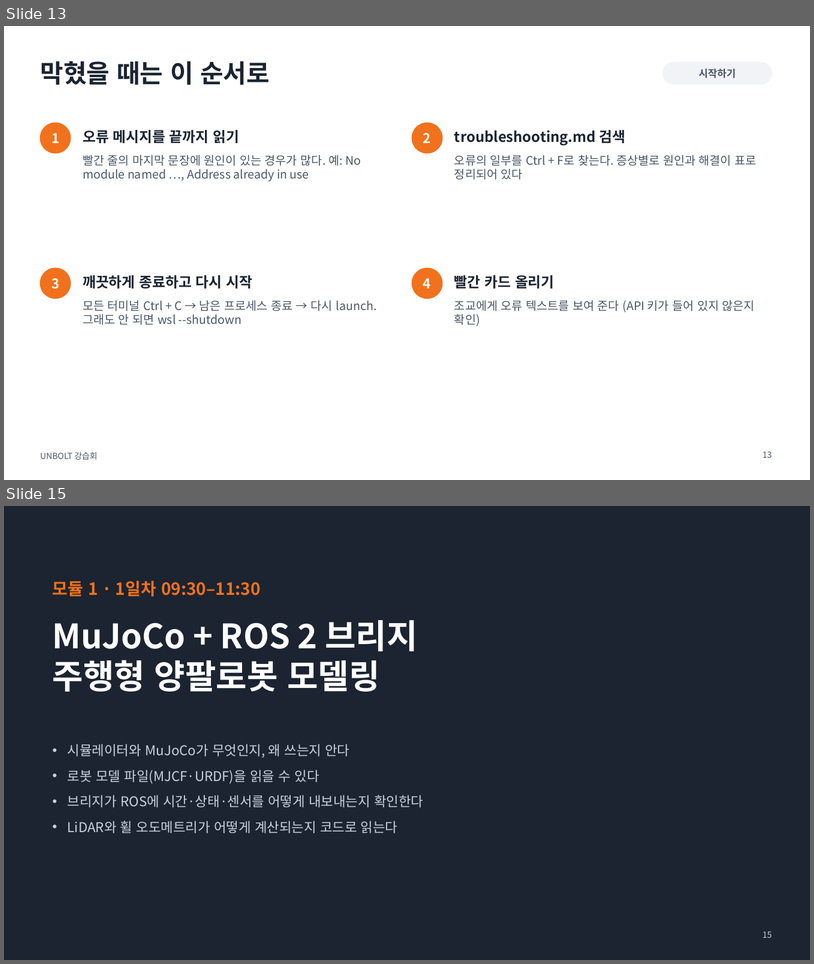
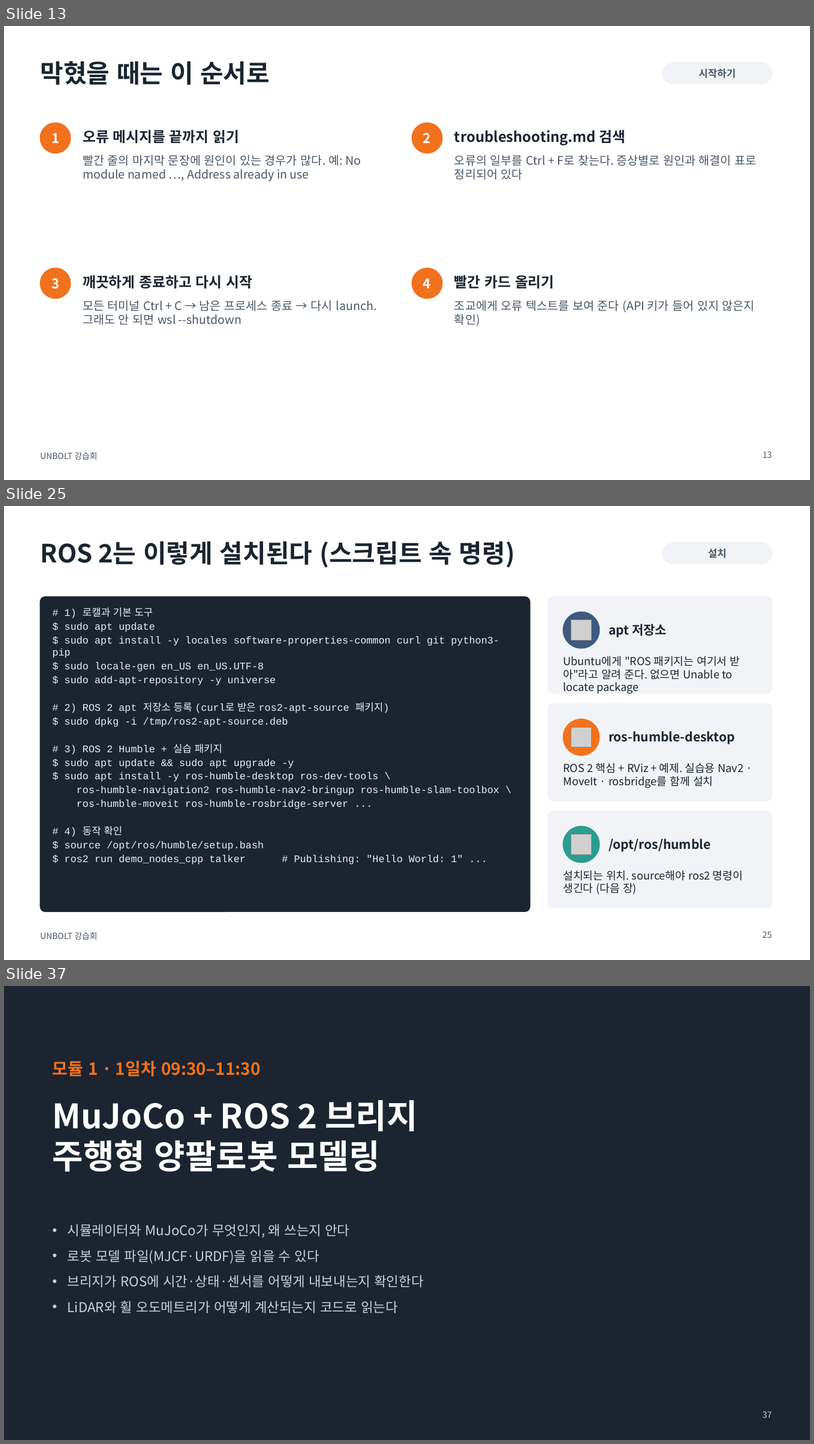
Before and after one commit to sejiny3/AIRLAB, a slide deck: workshop/slides/UNBOLT_workshop.pptx. Shown one above the other, each under a label of ours: slides 13 and 15 before the commit, slides 13, 25 and 37 after it; the slides between them are not shown. The pictures are 814x964 and 814x1444 pixels, drawn with LibreOffice and Linux fonts; fonts in the diff are those of the drawing; grey boxes stand for pictures. Boxes give left, top, right and bottom in pixels: in the first picture for what was removed or moved away, otherwise in the second. Text is boxed around its words. In the diff, an @@ line names an element or a change of style, - is before the commit and + after.

```diff
--- a/workshop/slides/UNBOLT_workshop.pptx
+++ b/workshop/slides/UNBOLT_workshop.pptx
@@ slide 25 added at box(4, 506, 810, 960), background #FFFFFF; not listed: 1 template element that a slide beside it also shows @@
@@ title added at box(40, 541, 515, 568), 30 pt, text #1B2430, bold @@
+ROS 2는 이렇게 설치된다 (스크립트 속 명령)
@@ rounded rectangle added at box(663, 542, 772, 564), fill #F1F3F6, outline #F1F3F6 1 pt @@
@@ text added at box(708, 549, 727, 558), 12 pt, text #4A5668, bold @@
+설치
@@ rounded rectangle added at box(40, 597, 530, 912), fill #1B2430, outline #1B2430 1 pt @@
@@ text added at box(53, 607, 500, 864), 12 pt, text #E8EEF4 @@
+# 1) 로캘과 기본 도구
+$ sudo apt update
+$ sudo apt install -y locales software-properties-common curl git python3-pip
+$ sudo locale-gen en_US en_US.UTF-8
+$ sudo add-apt-repository -y universe
+# 2) ROS 2 apt 저장소 등록 (curl로 받은 ros2-apt-source 패키지)
+$ sudo dpkg -i /tmp/ros2-apt-source.deb
+# 3) ROS 2 Humble + 실습 패키지
+$ sudo apt update && sudo apt upgrade -y
+$ sudo apt install -y ros-humble-desktop ros-dev-tools \
+ros-humble-navigation2 ros-humble-nav2-bringup ros-humble-slam-toolbox \
+ros-humble-moveit ros-humble-rosbridge-server ...
+# 4) 동작 확인
+$ source /opt/ros/humble/setup.bash
+$ ros2 run demo_nodes_cpp talker # Publishing: "Hello World: 1" ...
@@ rounded rectangle added at box(548, 597, 772, 694), fill #F1F3F6, outline #F1F3F6 1 pt @@
@@ ellipse added at box(564, 612, 600, 648), fill #3D5A80, outline #3D5A80 1 pt @@
@@ picture added at box(572, 620, 592, 640) @@
@@ text added at box(609, 624, 667, 637), 15 pt, text #1B2430, bold @@
+apt 저장소
@@ text added at box(563, 656, 741, 694), 13 pt, text #1B2430 @@
+Ubuntu에게 "ROS 패키지는 여기서 받아"라고 알려 준다. 없으면 Unable to locate package
@@ rounded rectangle added at box(548, 704, 772, 801), fill #F1F3F6, outline #F1F3F6 1 pt @@
@@ ellipse added at box(564, 719, 600, 755), fill #F2711C, outline #F2711C 1 pt @@
@@ picture added at box(572, 727, 592, 747) @@
@@ text added at box(609, 731, 735, 744), 15 pt, text #1B2430, bold @@
+ros-humble-desktop
@@ text added at box(563, 763, 744, 788), 13 pt, text #1B2430 @@
+ROS 2 핵심 + RViz + 예제. 실습용 Nav2 · MoveIt · rosbridge를 함께 설치
@@ rounded rectangle added at box(548, 811, 772, 907), fill #F1F3F6, outline #F1F3F6 1 pt @@
@@ ellipse added at box(564, 826, 600, 862), fill #2A9D8F, outline #2A9D8F 1 pt @@
@@ picture added at box(572, 834, 592, 855) @@
@@ text added at box(609, 838, 711, 852), 15 pt, text #1B2430, bold @@
+/opt/ros/humble
@@ text added at box(563, 870, 743, 894), 13 pt, text #1B2430 @@
+설치되는 위치. source해야 ros2 명령이 생긴다 (다음 장)
@@ page number added at box(763, 931, 773, 937), 10 pt, text #4A5668 @@
+25
@@ what was slide 15 is now slide 37 @@
@@ page number at box(763, 1411, 773, 1417): text changed @@
-15
+37
```
Also in this commit, not shown: 2 slides changed, 21 other slides added, 9 other files.
